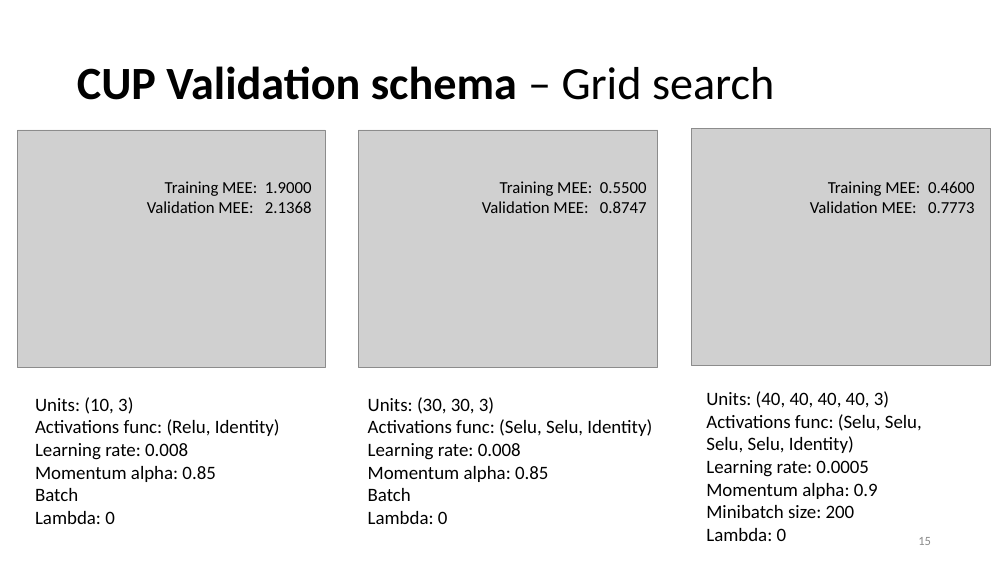
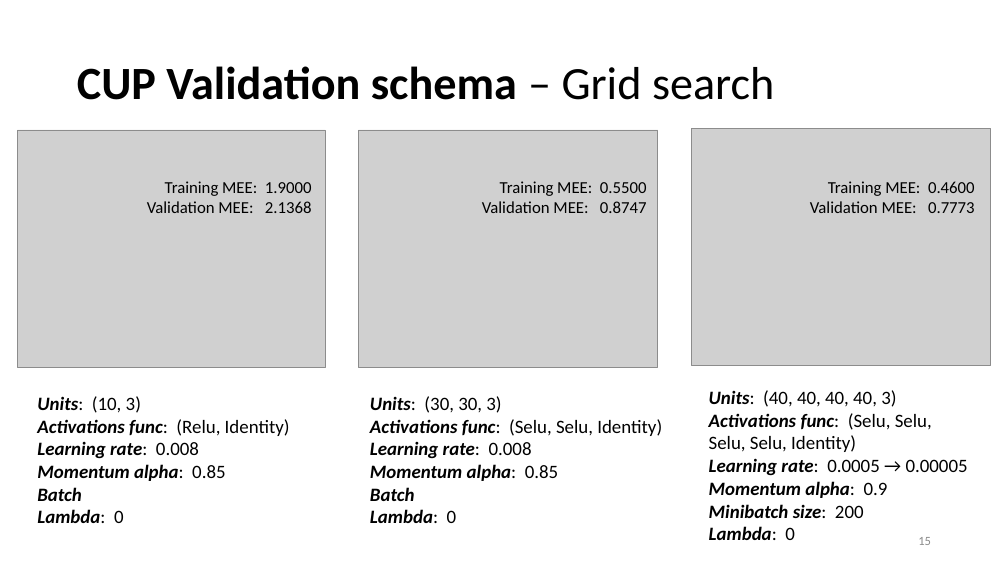
Before and after one commit to tommasoDR/NN-Implementation, a slide deck: slide 15 of Report.pptx. Drawn at 1008x567 pixels with LibreOffice and Linux fonts; fonts in the diff are those of the drawing; grey boxes stand for pictures. Boxes give left, top, right and bottom in pixels: in the first picture for what was removed or moved away, otherwise in the second. Text is boxed around its words. In the diff, an @@ line names an element or a change of style, - is before the commit and + after.

```diff
--- a/Report.pptx
+++ b/Report.pptx
@@ text "Units: (10, 3)" at (37,396,290,523): bold on, italic on in "Units:", "Activations func:", "Learning rate:", "Momentum alpha:" and 2 more places @@
@@ text "Units: (30, 30, 3)" at (370,396,662,523): bold on, italic on in "Units:", "Activations func:", "Learning rate:", "Momentum alpha:" and 2 more places @@
@@ text at (709,390,932,540): bold on, italic on in "Units:", "Activations func:", "Momentum alpha:", "Minibatch size:" and 1 more places @@
@@ text at (709,458,968,476): text changed @@
-Learning rate: 0.0005
+Learning rate: 0.0005 → 0.00005
```
Also in this commit, not shown: 3 other slides changed, 2 slides added, 19 other files.
